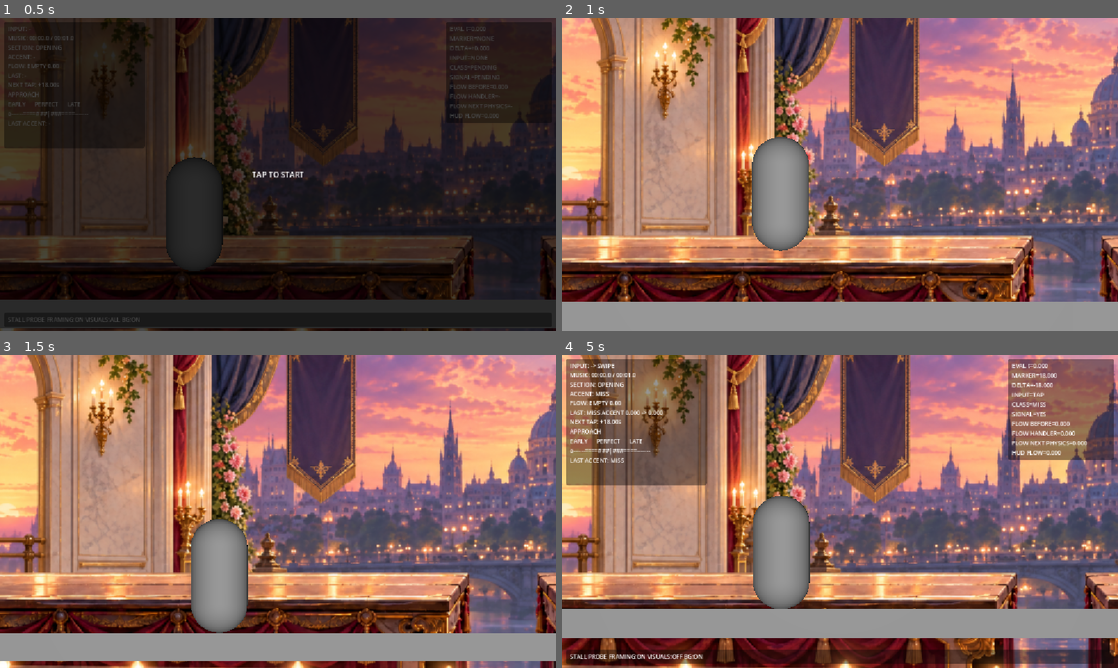
Above: before the commit, frames 1-4 (two rows, left to right).
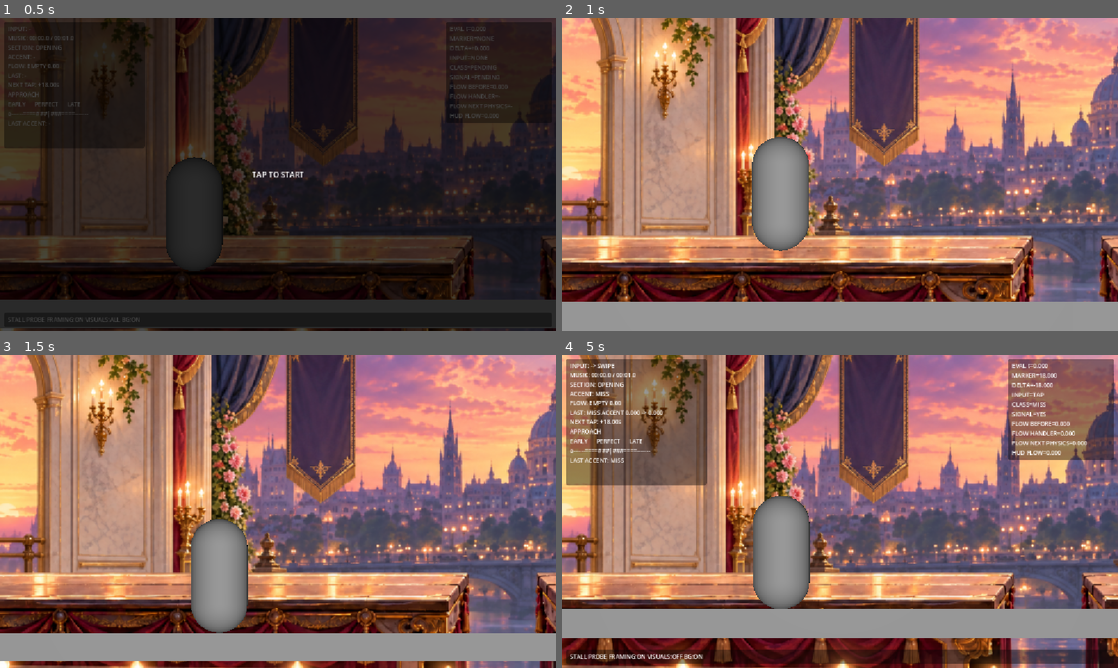
Above: after the commit, the same moments.

Repository: cemtheman/pasderun
Game: Godot game, scene res://scenes/gameplay/generated/graceful_opening_00_30_runtime.tscn
Two runs of this game, one before a commit and one after it. Both use one fixed random seed, a clock stepped at 60 frames per second and the inputs below. Sound files missing from this copy of the repository are replaced by a short silence.
Inputs (mouse positions are in pixels of both pictures, inside the frame that each line leads up to):
- Up to frame 1 (0.5 s): no input
- Up to frame 2 (1 s): tap Enter at 0.5 s; move the mouse to (962, 158) at 0.52 s; tap H at 0.6 s; click (962, 158) at 0.67 s; tap Space (jump) at 0.77 s
- Up to frame 3 (1.5 s): drag from (166, 527) to (250, 574) at 1.27 s
- Up to frame 4 (5 s): move the mouse to (895, 442) at 2.02 s; tap V at 2.1 s; click (895, 442) at 2.17 s; drag from (812, 574) to (673, 464) at 2.77 s; move the mouse to (1006, 558) at 3.52 s; tap H at 3.6 s; click (1006, 558) at 3.67 s; tap Space (jump) at 3.77 s; drag from (673, 464) to (756, 433) at 4.27 s

Frame 1 is identical in both runs. In frame 2, less than 0.1% of the frame differs, in the area x 11-100%, y 6-91%; in frame 3, 1.6%; in frame 4, 13%, in the area x 0-100%, y 0-100%.

Commit message:
feat: extend full-audio test run and tune parallax

Diff:
--- a/scenes/gameplay/generated/graceful_opening_00_30_runtime.tscn
+++ b/scenes/gameplay/generated/graceful_opening_00_30_runtime.tscn
@@ -49,6 +49,12 @@
 
 [sub_resource type="CapsuleShape3D" id="CapsuleShape_runtime"]
 
+[sub_resource type="BoxMesh" id="BoxMesh_full_audio_continuation"]
+size = Vector3(452.064, 0.5, 4)
+
+[sub_resource type="BoxShape3D" id="BoxShape_full_audio_continuation"]
+size = Vector3(452.064, 0.5, 4)
+
 [sub_resource type="StyleBoxFlat" id="StyleBoxFlat_debug_panel"]
 content_margin_left = 8.0
 content_margin_top = 6.0
@@ -67,6 +73,15 @@
 [node name="DirectionalLight3D" type="DirectionalLight3D" parent="." unique_id=1777819294]
 
 [node name="GeneratedLevel" parent="." unique_id=771723095 instance=ExtResource("7_generated")]
+
+[node name="FullAudioContinuation" type="StaticBody3D" parent="."]
+position = Vector3(354.032, -3.05, 0)
+
+[node name="MeshInstance3D" type="MeshInstance3D" parent="FullAudioContinuation"]
+mesh = SubResource("BoxMesh_full_audio_continuation")
+
+[node name="CollisionShape3D" type="CollisionShape3D" parent="FullAudioContinuation"]
+shape = SubResource("BoxShape_full_audio_continuation")
 
 [node name="ForkDebugVisualization" type="Node3D" parent="." unique_id=963220687 node_paths=PackedStringArray("generated_level")]
 script = ExtResource("8_debug")
--- a/scenes/gameplay/parallax_presentation.gd
+++ b/scenes/gameplay/parallax_presentation.gd
@@ -7,6 +7,7 @@
 @export var far_factor: float = 0.005
 @export var mid_factor: float = 0.010
 @export var foreground_factor: float = 0.018
+@export var pace_multiplier: float = 1.15
 
 var _initial_world_x: float
 var _far_initial_x: float
@@ -33,8 +34,9 @@
 
 func _process(_delta: float) -> void:
 	var progress_x := progress_source.global_position.x - _initial_world_x
-	far_layer.position.x = _far_initial_x - progress_x * far_factor
-	mid_layer.position.x = _mid_initial_x - progress_x * mid_factor
+	var paced_progress_x := progress_x * pace_multiplier
+	far_layer.position.x = _far_initial_x - paced_progress_x * far_factor
+	mid_layer.position.x = _mid_initial_x - paced_progress_x * mid_factor
 	foreground_layer.position.x = (
-		_foreground_initial_x - progress_x * foreground_factor
+		_foreground_initial_x - paced_progress_x * foreground_factor
 	)
Not shown, added: tools/music_analyzer/test_full_audio_runway.py
